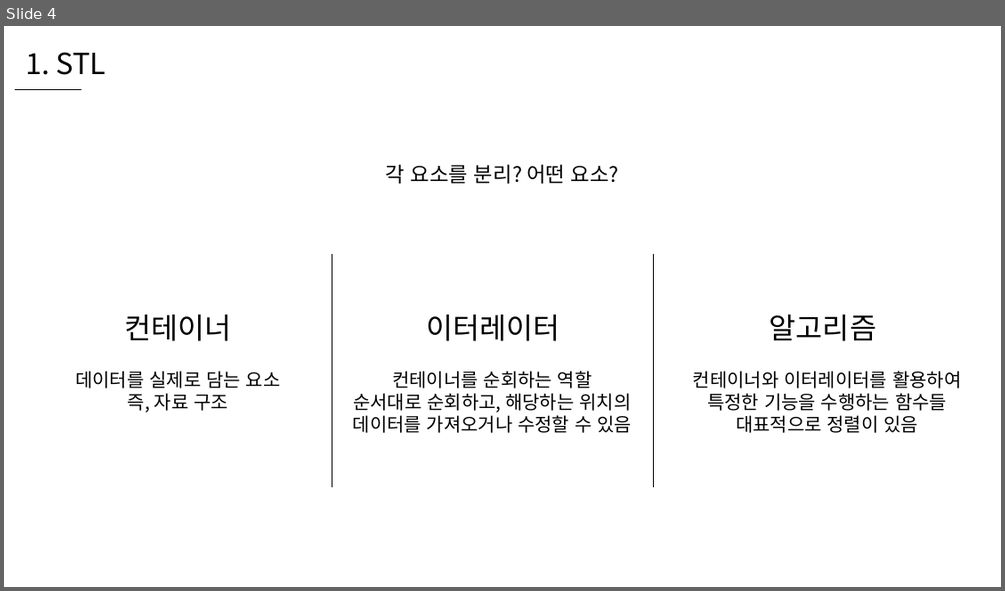
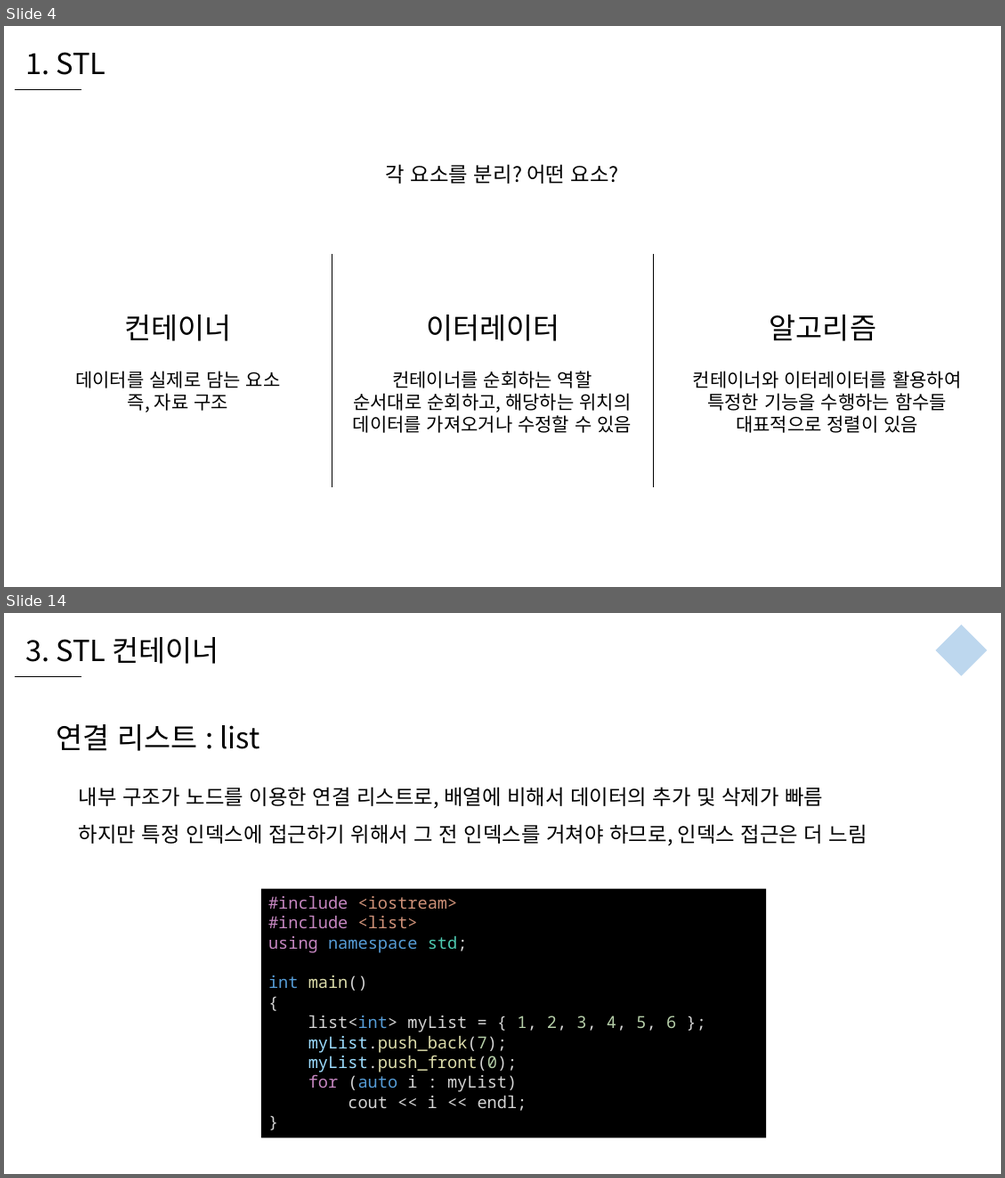
Before and after one commit to WooLyung/2021-RG-Lecture, a slide deck: 수업 자료/4 - C++ STL.pptx. Shown one above the other, each under a label of ours: slide 4 before the commit, slides 4 and 14 after it; the slides between them are not shown. The pictures are 1005x591 and 1005x1178 pixels, drawn with LibreOffice and Linux fonts; fonts in the diff are those of the drawing. Boxes give left, top, right and bottom in pixels: in the first picture for what was removed or moved away, otherwise in the second. Text is boxed around its words. In the diff, an @@ line names an element or a change of style, - is before the commit and + after.

Commit message:
수업 자료 업데이트

```diff
--- a/수업 자료/4 - C++ STL.pptx
+++ b/수업 자료/4 - C++ STL.pptx
@@ slide 14 added at (4, 613, 1001, 1174), background #FFFFFF @@
@@ text added at (25, 637, 219, 664), 28 pt, text #000000 @@
+3. STL 컨테이너
@@ diamond added at (936, 625, 987, 676), fill #BDD7EE @@
@@ line added from (15, 676) to (81, 676), #000000 0.5 pt @@
@@ text added at (56, 724, 260, 751), 28 pt, text #000000 @@
+연결 리스트 : list
@@ text added at (79, 787, 867, 845), 20 pt, text #000000 @@
+내부 구조가 노드를 이용한 연결 리스트로, 배열에 비해서 데이터의 추가 및 삭제가 빠름
+하지만 특정 인덱스에 접근하기 위해서 그 전 인덱스를 거쳐야 하므로, 인덱스 접근은 더 느림
@@ rectangle added at (261, 889, 767, 1138), fill #000000, 16 pt, text #D4D4D4 @@
+#include <iostream>
+#include <list>
+using namespace std;
+int main()
+{
+list<int> myList = { 1, 2, 3, 4, 5, 6 };
+myList.push_back(7);
+myList.push_front(0);
+for (auto i : myList)
+cout << i << endl;
+}
```
Also in this commit, not shown: 8 slides changed, 26 other slides added, 5 other files.
